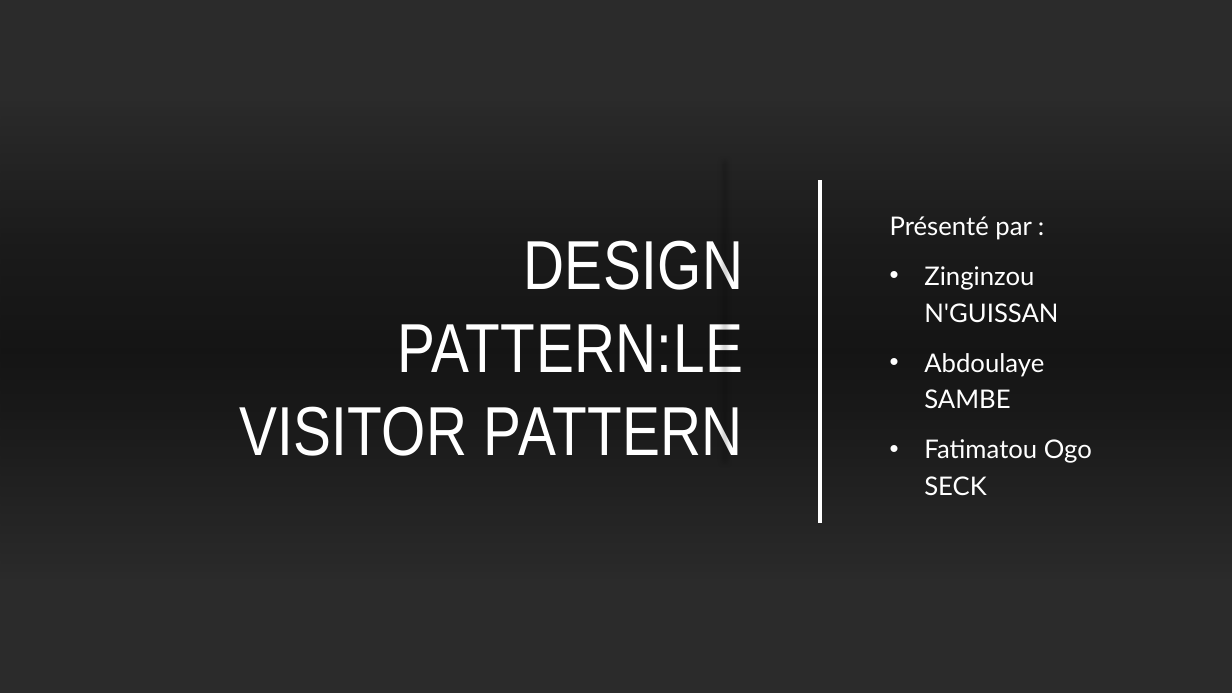
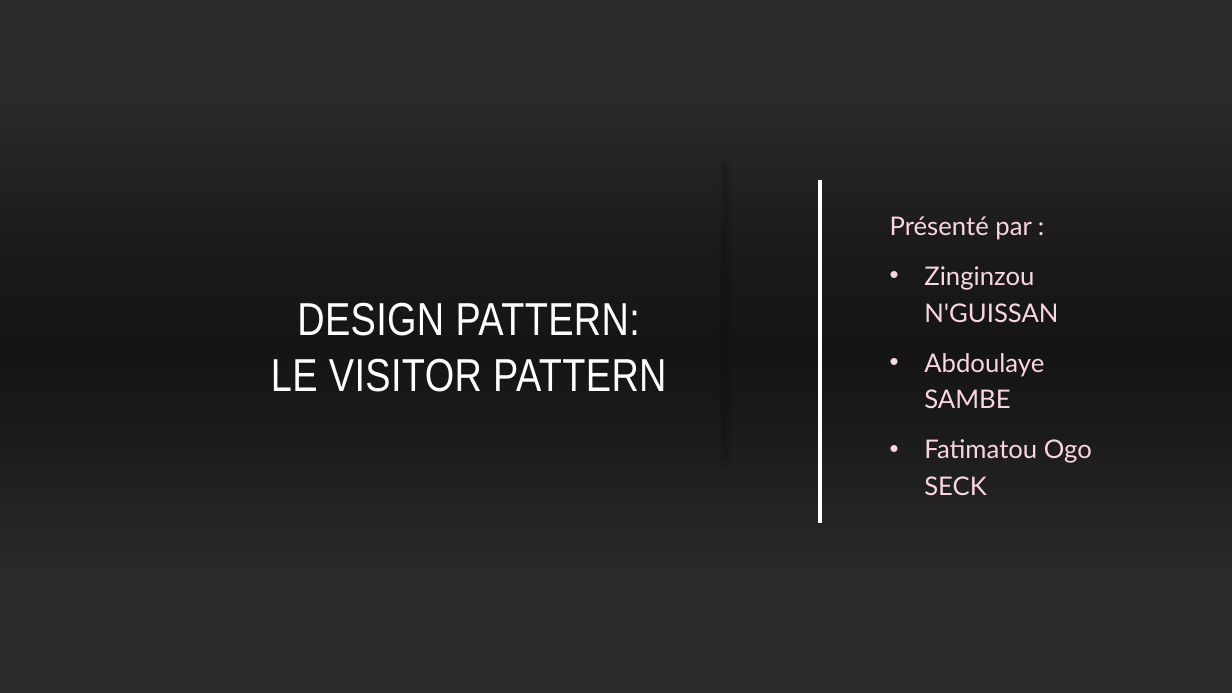
Before and after one commit to Bog0sso/VisitorPattern, a slide deck: slide 1 of VisitorPattern.pptx. Drawn at 1232x693 pixels with LibreOffice and Linux fonts; fonts in the diff are those of the drawing; background and template pictures are left out; a plain dark background stands for a picture behind light text. Boxes give left, top, right and bottom in pixels: in the first picture for what was removed or moved away, otherwise in the second. Text is boxed around its words. In the diff, an @@ line names an element or a change of style, - is before the commit and + after.

```diff
--- a/VisitorPattern.pptx
+++ b/VisitorPattern.pptx
@@ subtitle "Présenté par :" at bbox=[890, 216, 1092, 495]: text colour #FFFFFF to #FAD5E6 @@
@@ title at bbox=[271, 302, 666, 392]: text changed; size 54 to 36 pt @@
-DESIGN PATTERN:LE VISITOR PATTERN
+DESIGN PATTERN:
+LE VISITOR PATTERN
```
Also in this commit, not shown: 1 other slide changed, 1 slide added.
